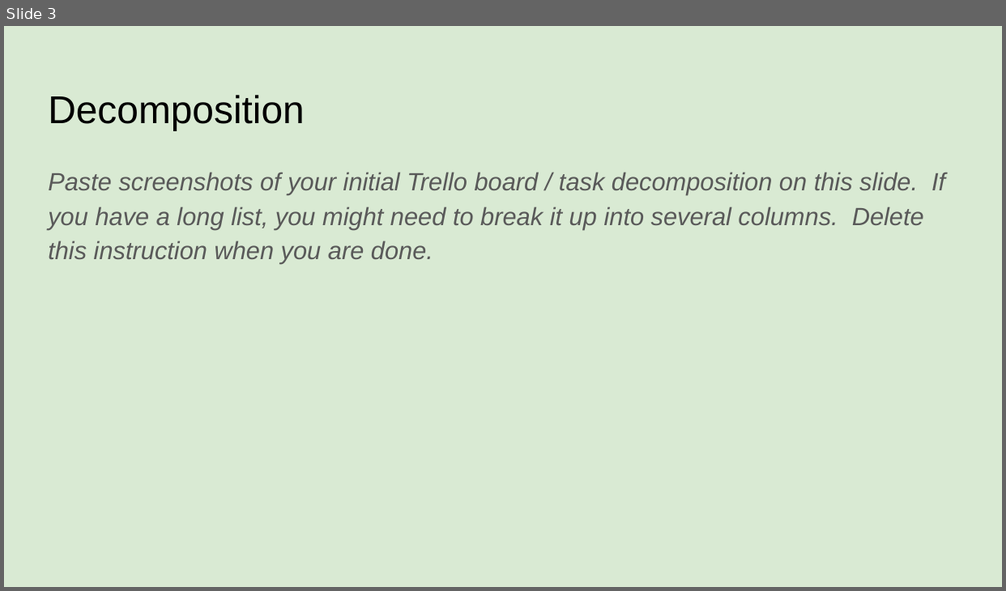
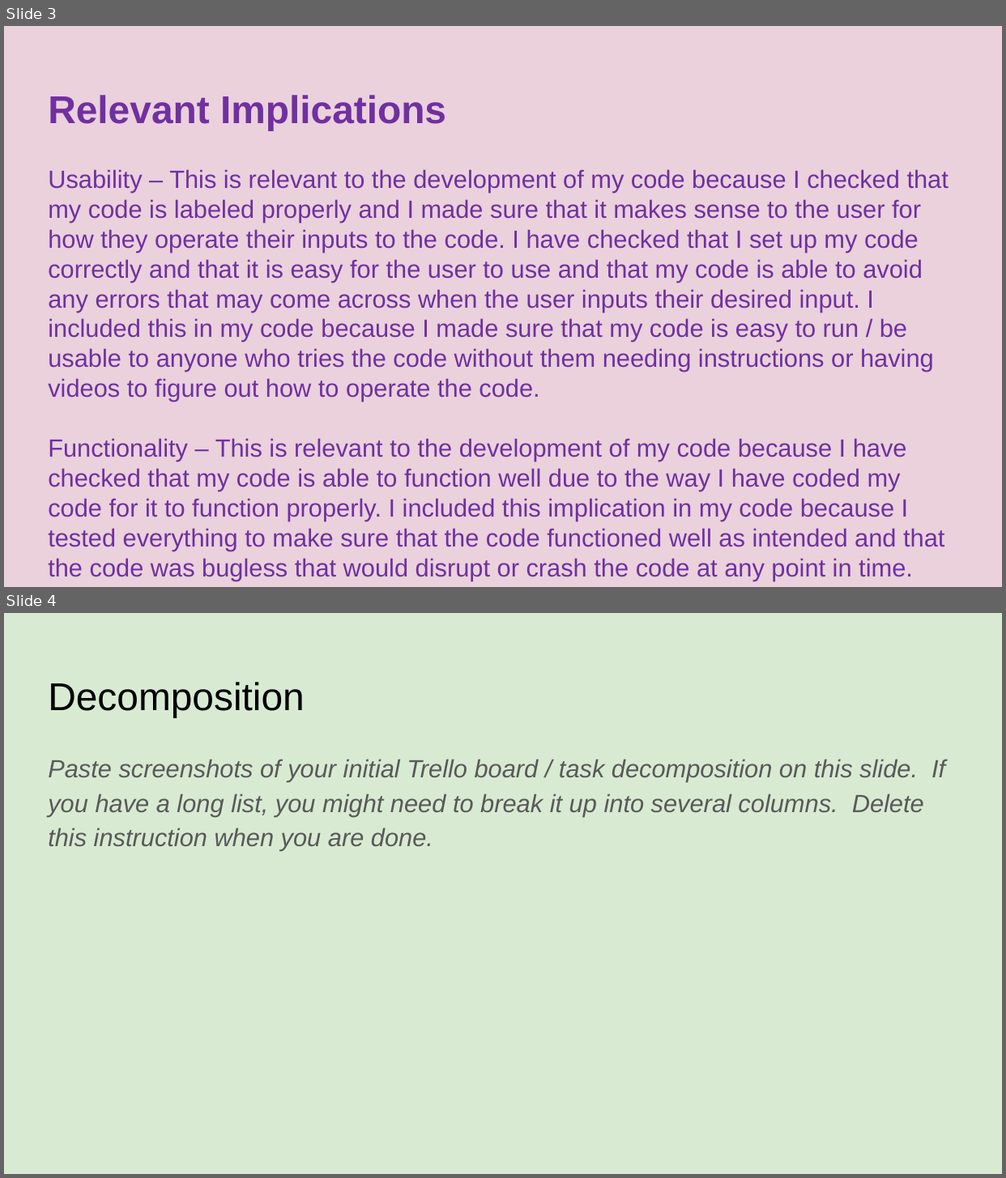
Before and after one commit to 21308/AS91896---AS91897, a slide deck: 000_91896 _ 91897 Documentation.pptx. Shown one above the other, each under a label of ours: slide 3 before the commit, slides 3 and 4 after it. The pictures are 1006x591 and 1006x1178 pixels, drawn with LibreOffice and Linux fonts; fonts in the diff are those of the drawing. Boxes give left, top, right and bottom in pixels: in the first picture for what was removed or moved away, otherwise in the second. Text is boxed around its words. In the diff, an @@ line names an element or a change of style, - is before the commit and + after.

```diff
--- a/000_91896 _ 91897 Documentation.pptx
+++ b/000_91896 _ 91897 Documentation.pptx
@@ slide 3 added at (4, 26, 1002, 587), background #EAD1DC @@
@@ title added at (48, 95, 446, 130), 28 pt, text #7030A0, bold @@
+Relevant Implications
@@ text added at (48, 169, 948, 582), 18 pt, text #7030A0 @@
+Usability – This is relevant to the development of my code because I checked that my code is labeled properly and I made sure that it makes sense to the user for how they operate their inputs to the code. I have checked that I set up my code correctly and that it is easy for the user to use and that my code is able to avoid any errors that may come across when the user inputs their desired input. I included this in my code because I made sure that my code is easy to run / be usable to anyone who tries the code without them needing instructions or having videos to figure out how to operate the code.
+Functionality – This is relevant to the development of my code because I have checked that my code is able to function well due to the way I have coded my code for it to function properly. I included this implication in my code because I tested everything to make sure that the code functioned well as intended and that the code was bugless that would disrupt or crash the code at any point in time.
@@ what was slide 3 is now slide 4 @@
```
Also in this commit, not shown: 1 slide changed, 1 other slide added, 1 slide removed, 2 other files.
